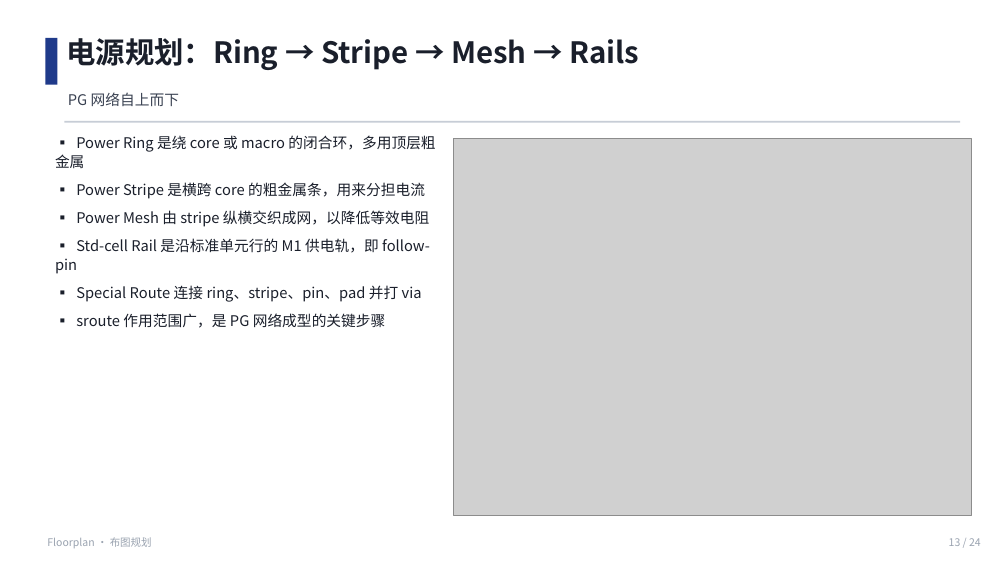
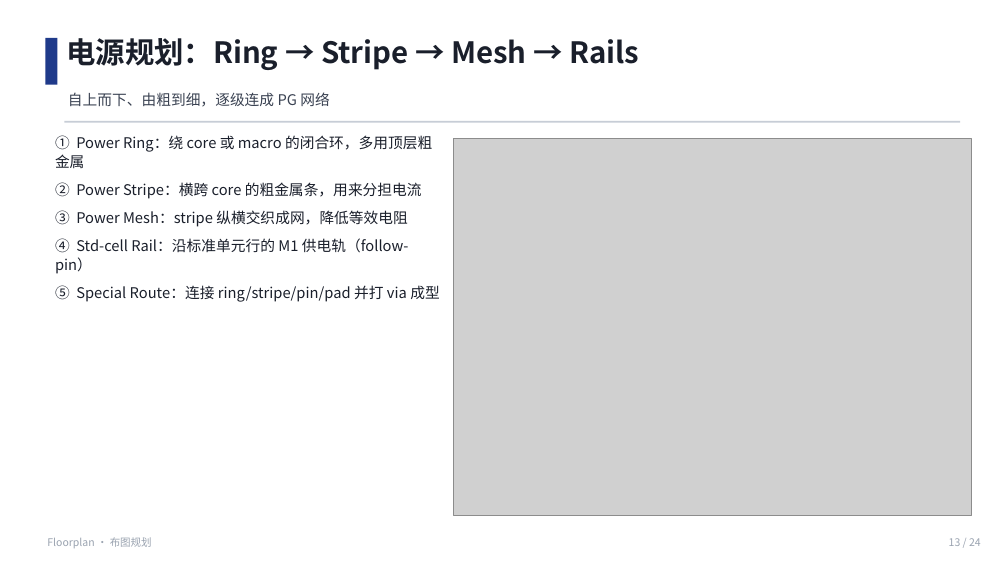
Before and after one commit to JinChengZ18/IC_Learning_Material, a slide deck: slide 13 of IC_Backend_Notes/slides/05_Floorplan.pptx. Drawn at 1008x567 pixels with LibreOffice and Linux fonts; fonts in the diff are those of the drawing; grey boxes stand for pictures. Boxes give left, top, right and bottom in pixels: in the first picture for what was removed or moved away, otherwise in the second. Text is boxed around its words. In the diff, an @@ line names an element or a change of style, - is before the commit and + after.

```diff
--- a/IC_Backend_Notes/slides/05_Floorplan.pptx
+++ b/IC_Backend_Notes/slides/05_Floorplan.pptx
@@ text at (68,92,329,107): text changed @@
-PG 网络自上而下
+自上而下、由粗到细，逐级连成 PG 网络
@@ text at (55,135,439,302): text changed @@
-▪ Power Ring 是绕 core 或 macro 的闭合环，多用顶层粗金属
-▪ Power Stripe 是横跨 core 的粗金属条，用来分担电流
-▪ Power Mesh 由 stripe 纵横交织成网，以降低等效电阻
-▪ Std-cell Rail 是沿标准单元行的 M1 供电轨，即 follow-pin
-▪ Special Route 连接 ring、stripe、pin、pad 并打 via
-▪ sroute 作用范围广，是 PG 网络成型的关键步骤
+① Power Ring：绕 core 或 macro 的闭合环，多用顶层粗金属
+② Power Stripe：横跨 core 的粗金属条，用来分担电流
+③ Power Mesh：stripe 纵横交织成网，降低等效电阻
+④ Std-cell Rail：沿标准单元行的 M1 供电轨（follow-pin）
+⑤ Special Route：连接 ring/stripe/pin/pad 并打 via 成型
```
Also in this commit, not shown: 15 other slides changed, 54 other files.
